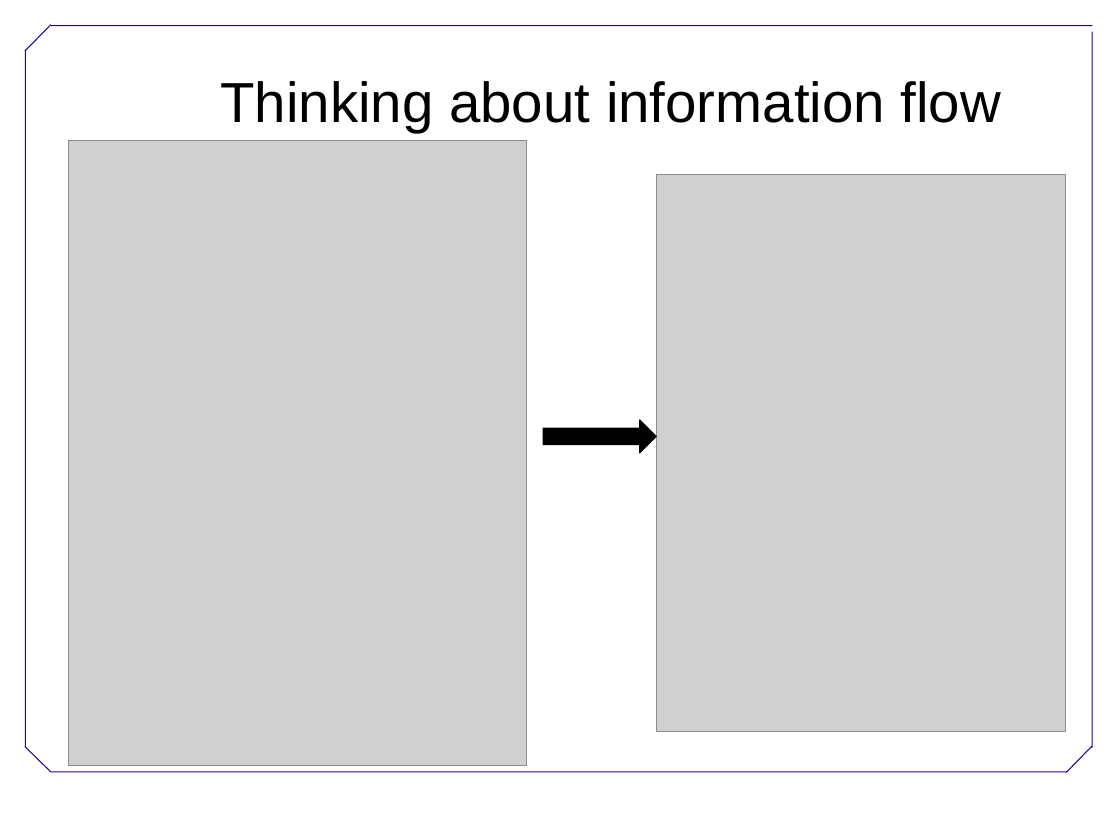
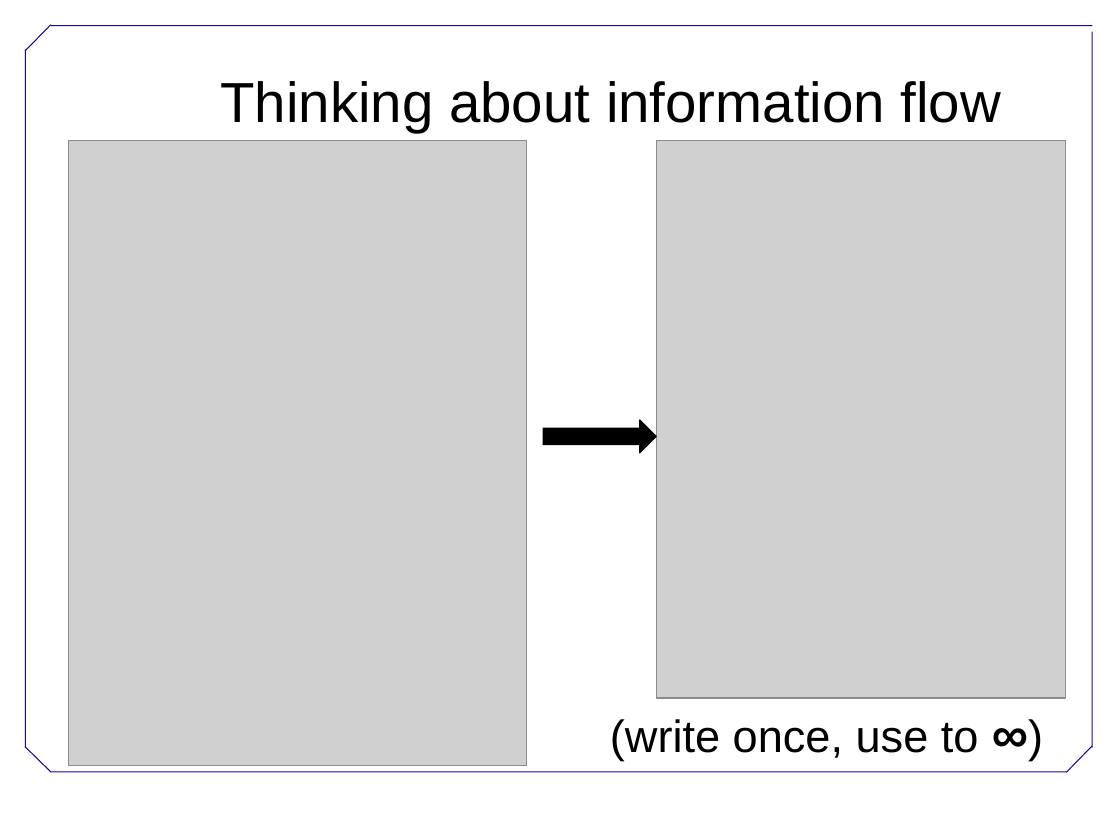
Before and after one commit to megarcia/SWC_Python, a slide deck: slide 5 of SWC_Python.pptx. Drawn at 1120x840 pixels with LibreOffice and Linux fonts; fonts in the diff are those of the drawing; grey boxes stand for pictures; background and template pictures are left out. Boxes give left, top, right and bottom in pixels: in the first picture for what was removed or moved away, otherwise in the second. Text is boxed around its words. In the diff, an @@ line names an element or a change of style, - is before the commit and + after.

```diff
--- a/SWC_Python.pptx
+++ b/SWC_Python.pptx
@@ picture: place and size @@
-picture at [657, 175, 1066, 733]
+picture at [657, 140, 1066, 698]
@@ text added at [610, 719, 979, 760], 32 pt, text #000000 @@
+(write once, use to ∞)
```
Also in this commit, not shown: 3 other slides changed.
